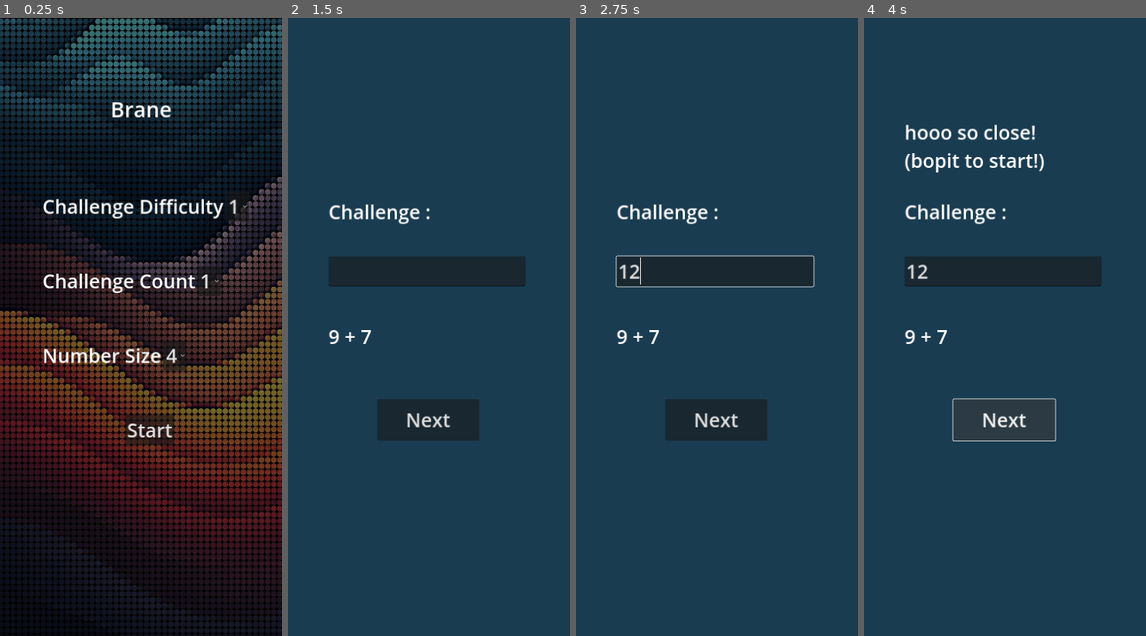
Above: before the commit, frames 1-4 (left to right).
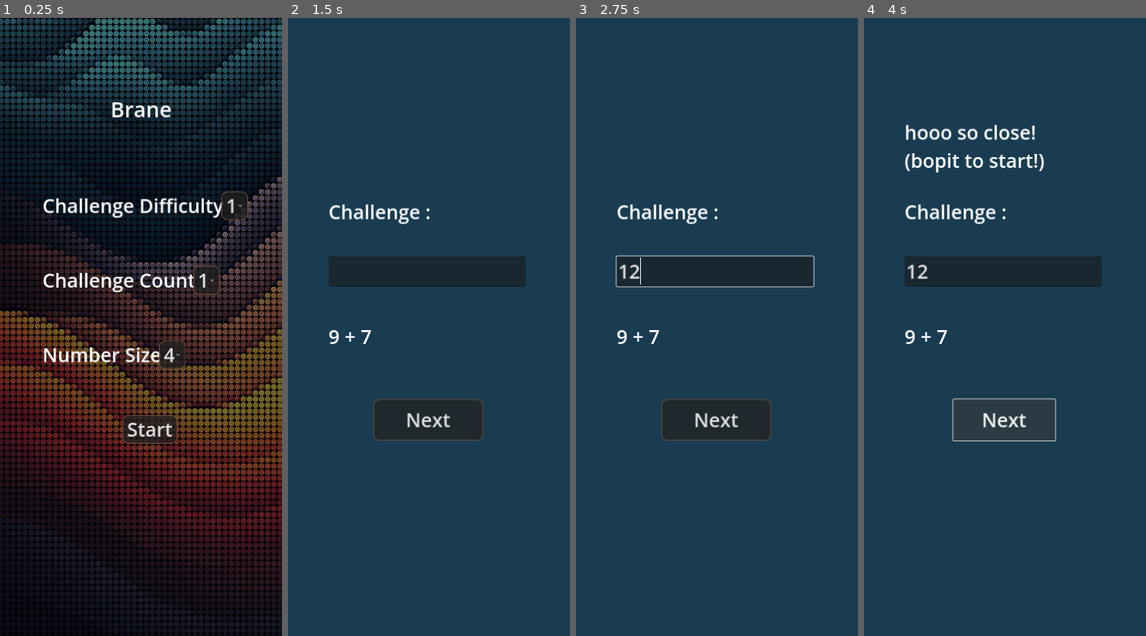
Above: after the commit, the same moments.

Repository: Zabardast/brane
Game: Godot game, scene res://main.tscn
Two runs of this game, one before a commit and one after it. Both use one fixed random seed, a clock stepped at 60 frames per second and the inputs below.
Inputs (mouse positions are in pixels of both pictures, inside the frame that each line leads up to):
- Up to frame 1 (0.25 s): no input
- Up to frame 2 (1.5 s): click "Start" at 0.5 s; click "Next" at 1.25 s
- Up to frame 3 (2.75 s): click (714, 271) at 2.02 s; type "12" at 2.1 s
- Up to frame 4 (4 s): click "Next" at 2.75 s; click "Next" at 3.5 s

The runs differ from the first frame. In frame 1, 1.9% of the frame differs, in the area x 15-89%, y 28-70%; in frame 2, 0.3%; in frame 3, 0.3%; in frame 4, nothing differs.

Commit message:
🎨: update default button style

Diff:
--- a/challenge_loop.tscn
+++ b/challenge_loop.tscn
@@ -1,6 +1,7 @@
-[gd_scene load_steps=3 format=3 uid="uid://c0uww8qnpuwuu"]
+[gd_scene load_steps=4 format=3 uid="uid://c0uww8qnpuwuu"]
 
 [ext_resource type="Script" path="res://challenge_loop.gd" id="1_1pjg2"]
+[ext_resource type="Theme" uid="uid://bpe1mjv80pueb" path="res://local.tres" id="2_yov1r"]
 
 [sub_resource type="GDScript" id="GDScript_4i3g8"]
 
@@ -36,6 +37,7 @@
 offset_top = 987.0
 offset_right = 495.0
 offset_bottom = 1094.0
+theme = ExtResource("2_yov1r")
 theme_override_font_sizes/font_size = 50
 text = "Next"
 
--- a/local.tres
+++ b/local.tres
@@ -1,5 +1,20 @@
-[gd_resource type="Theme" format=3 uid="uid://bpe1mjv80pueb"]
+[gd_resource type="Theme" load_steps=2 format=3 uid="uid://bpe1mjv80pueb"]
+
+[sub_resource type="StyleBoxFlat" id="StyleBoxFlat_2vi6p"]
+bg_color = Color(0.129412, 0.129412, 0.129412, 0.74902)
+border_width_left = 2
+border_width_top = 2
+border_width_right = 2
+border_width_bottom = 2
+border_color = Color(0.44206, 0.285811, 0.217949, 1)
+corner_radius_top_left = 15
+corner_radius_top_right = 15
+corner_radius_bottom_right = 15
+corner_radius_bottom_left = 15
+expand_margin_left = 10.0
+expand_margin_right = 10.0
 
 [resource]
 default_font_size = 50
+Button/styles/normal = SubResource("StyleBoxFlat_2vi6p")
 OptionButton/font_sizes/font_size = 50
--- a/memory.tscn
+++ b/memory.tscn
@@ -1,6 +1,7 @@
-[gd_scene load_steps=2 format=3 uid="uid://ju0puuqa2vbk"]
+[gd_scene load_steps=3 format=3 uid="uid://ju0puuqa2vbk"]
 
 [ext_resource type="Script" path="res://memory.gd" id="1_a4wib"]
+[ext_resource type="Theme" uid="uid://bpe1mjv80pueb" path="res://local.tres" id="2_8kbag"]
 
 [node name="Memory" type="CanvasLayer"]
 script = ExtResource("1_a4wib")
@@ -23,6 +24,7 @@
 offset_top = 965.0
 offset_right = 476.0
 offset_bottom = 1042.0
+theme = ExtResource("2_8kbag")
 theme_override_font_sizes/font_size = 50
 text = "Next"
 
--- a/menu.tscn
+++ b/menu.tscn
@@ -100,6 +100,7 @@
 
 [node name="StartButton" type="Button" parent="GridContainer/StartButtonContainer" groups=["hidable_menu"]]
 layout_mode = 2
+theme = ExtResource("3_prwol")
 theme_override_font_sizes/font_size = 50
 text = "Start"
 
--- a/remember.tscn
+++ b/remember.tscn
@@ -1,6 +1,7 @@
-[gd_scene load_steps=2 format=3 uid="uid://wp6vf2v07cvq"]
+[gd_scene load_steps=3 format=3 uid="uid://wp6vf2v07cvq"]
 
 [ext_resource type="Script" path="res://remember.gd" id="1_tepvd"]
+[ext_resource type="Theme" uid="uid://bpe1mjv80pueb" path="res://local.tres" id="2_4pp1w"]
 
 [node name="Remember" type="CanvasLayer"]
 script = ExtResource("1_tepvd")
@@ -18,6 +19,7 @@
 offset_top = 965.0
 offset_right = 476.0
 offset_bottom = 1042.0
+theme = ExtResource("2_4pp1w")
 theme_override_font_sizes/font_size = 50
 text = "Next"
 
@@ -26,6 +28,7 @@
 offset_top = 1157.0
 offset_right = 476.0
 offset_bottom = 1234.0
+theme = ExtResource("2_4pp1w")
 theme_override_font_sizes/font_size = 50
 text = "ooops..."
 
